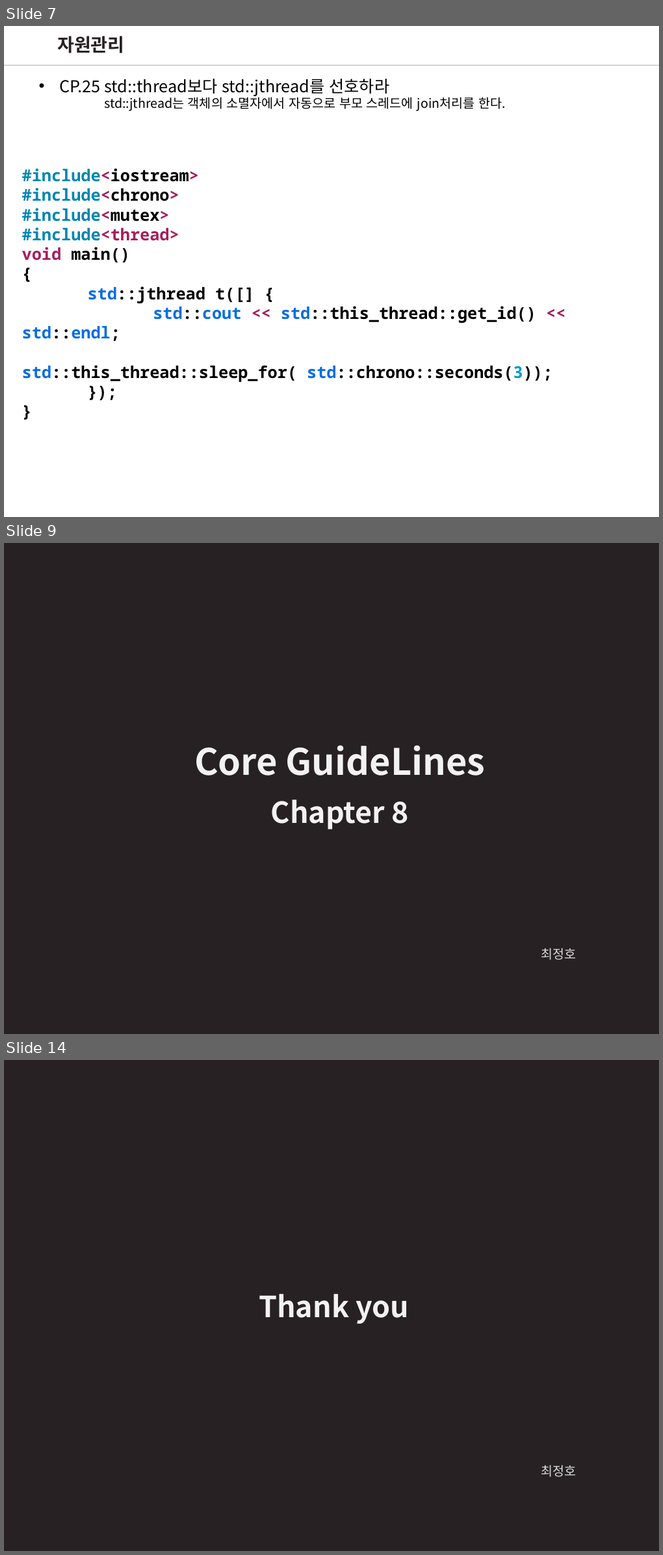
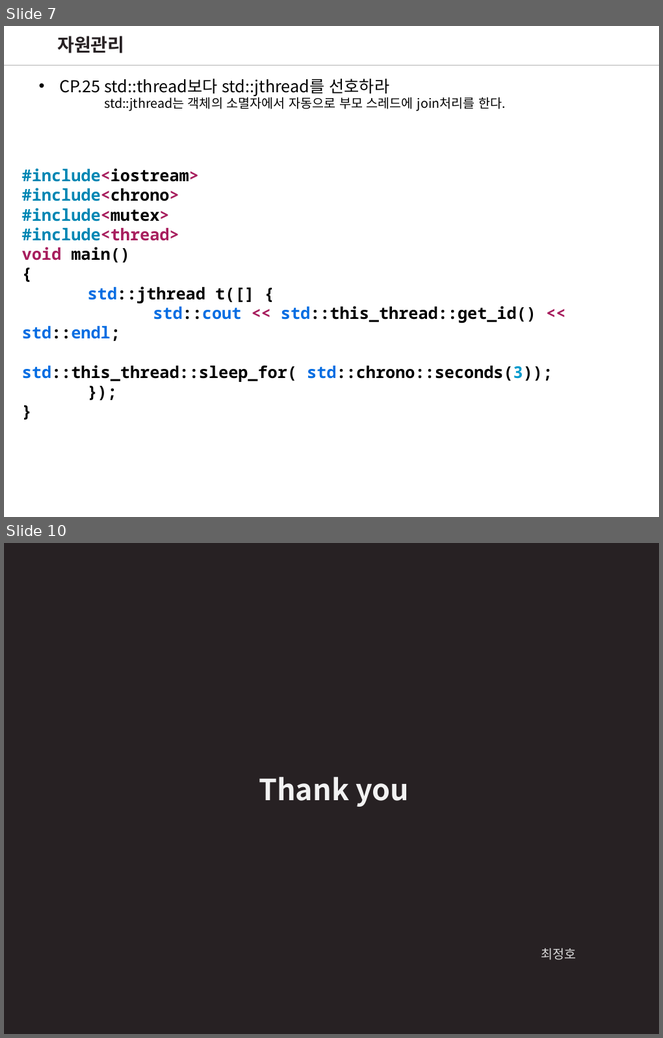
Before and after one commit to wjdgh2910a/CPP_Core_Guidelines_Study, a slide deck: CoreGuideLinesStudy_4.pptx. Shown one above the other, each under a label of ours: slides 7, 9 and 14 before the commit, slides 7 and 10 after it; the slides between them are not shown. The pictures are 663x1555 and 663x1038 pixels, drawn with LibreOffice and Linux fonts; fonts in the diff are those of the drawing. Boxes give left, top, right and bottom in pixels: in the first picture for what was removed or moved away, otherwise in the second. Text is boxed around its words. In the diff, an @@ line names an element or a change of style, - is before the commit and + after.

```diff
--- a/CoreGuideLinesStudy_4.pptx
+++ b/CoreGuideLinesStudy_4.pptx
@@ slide 9 removed at (4, 543, 659, 1034), background #272123 @@
@@ text removed at (194, 745, 486, 830) @@
-Core GuideLines
-Chapter 8
@@ text removed at (541, 949, 576, 960) @@
-최정호
@@ what was slide 14 is now slide 10 @@
```
Also in this commit, not shown: 1 slide changed, 1 slide added, 4 other slides removed.
